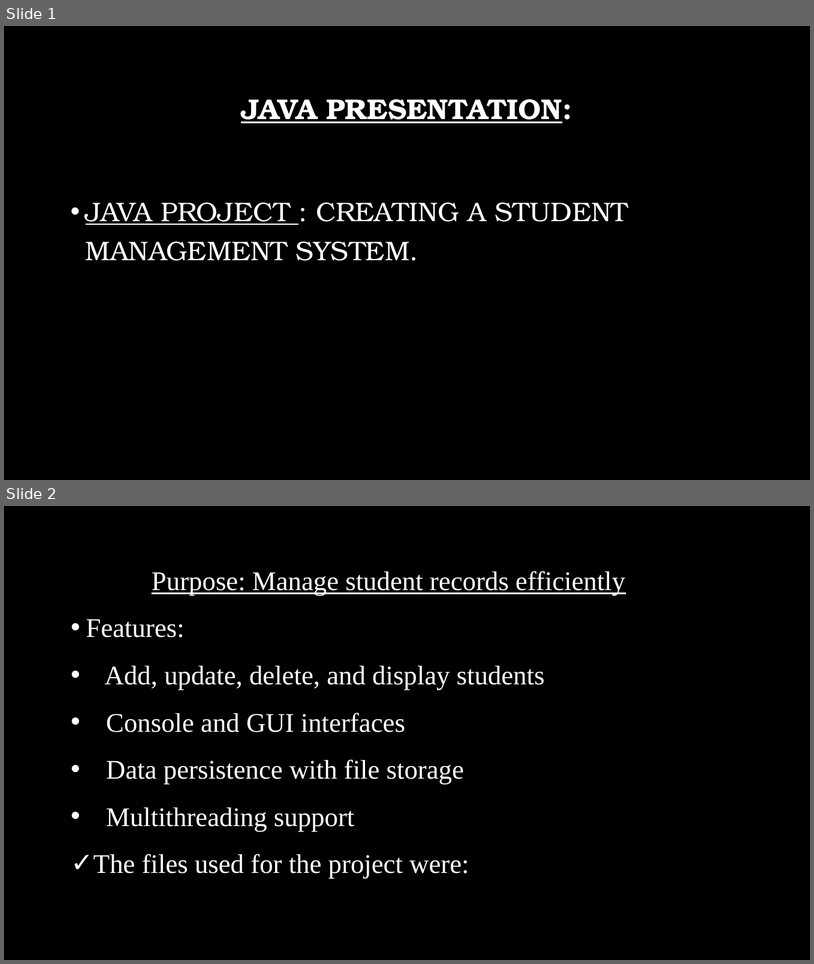
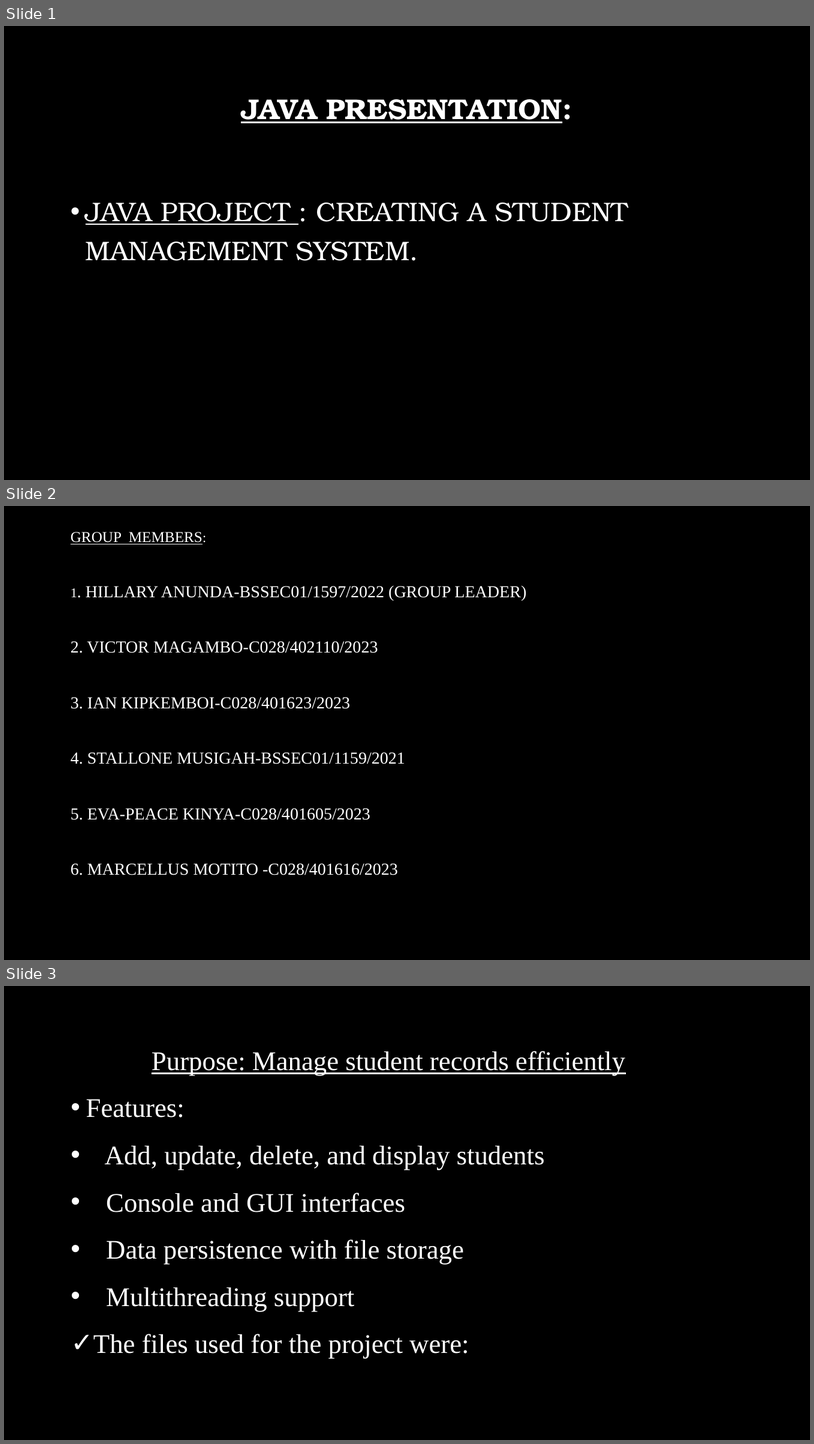
Before and after one commit to MarcellusMotito/JAVA-PROJECT-STUDENT-SYSTEM-MANAGEMENT, a slide deck: JAVA PRESENTATION.pptx. Shown one above the other, each under a label of ours: slides 1 and 2 before the commit, slides 1, 2 and 3 after it. The pictures are 814x964 and 814x1444 pixels, drawn with LibreOffice and Linux fonts; fonts in the diff are those of the drawing; background and template pictures are left out. Boxes give left, top, right and bottom in pixels: in the first picture for what was removed or moved away, otherwise in the second. Text is boxed around its words. In the diff, an @@ line names an element or a change of style, - is before the commit and + after.

Commit message:
power point presentation group members included

```diff
--- a/JAVA PRESENTATION.pptx
+++ b/JAVA PRESENTATION.pptx
@@ slide 2 added at bbox=[4, 506, 810, 960], background picture (left out) @@
@@ text added at bbox=[71, 532, 527, 875], 20 pt, text #FFFFFF @@
+GROUP MEMBERS:
+1. HILLARY ANUNDA-BSSEC01/1597/2022 (GROUP LEADER)
+2. VICTOR MAGAMBO-C028/402110/2023
+3. IAN KIPKEMBOI-C028/401623/2023
+4. STALLONE MUSIGAH-BSSEC01/1159/2021
+5. EVA-PEACE KINYA-C028/401605/2023
+6. MARCELLUS MOTITO -C028/401616/2023
@@ what was slide 2 is now slide 3 @@
```
